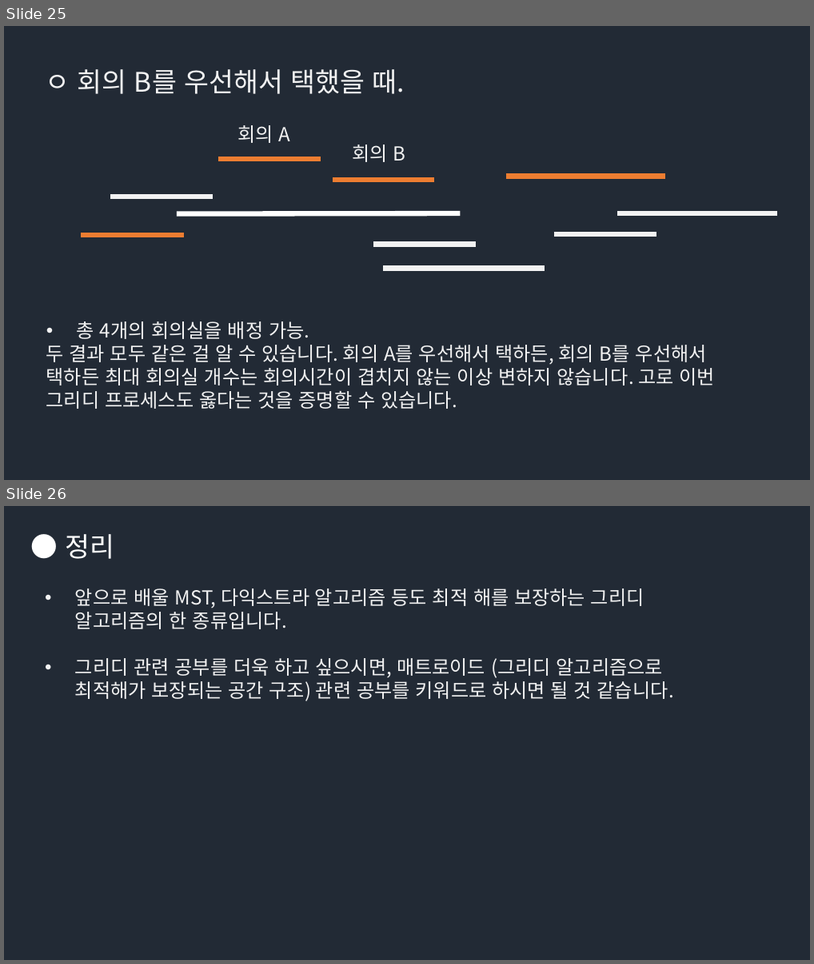
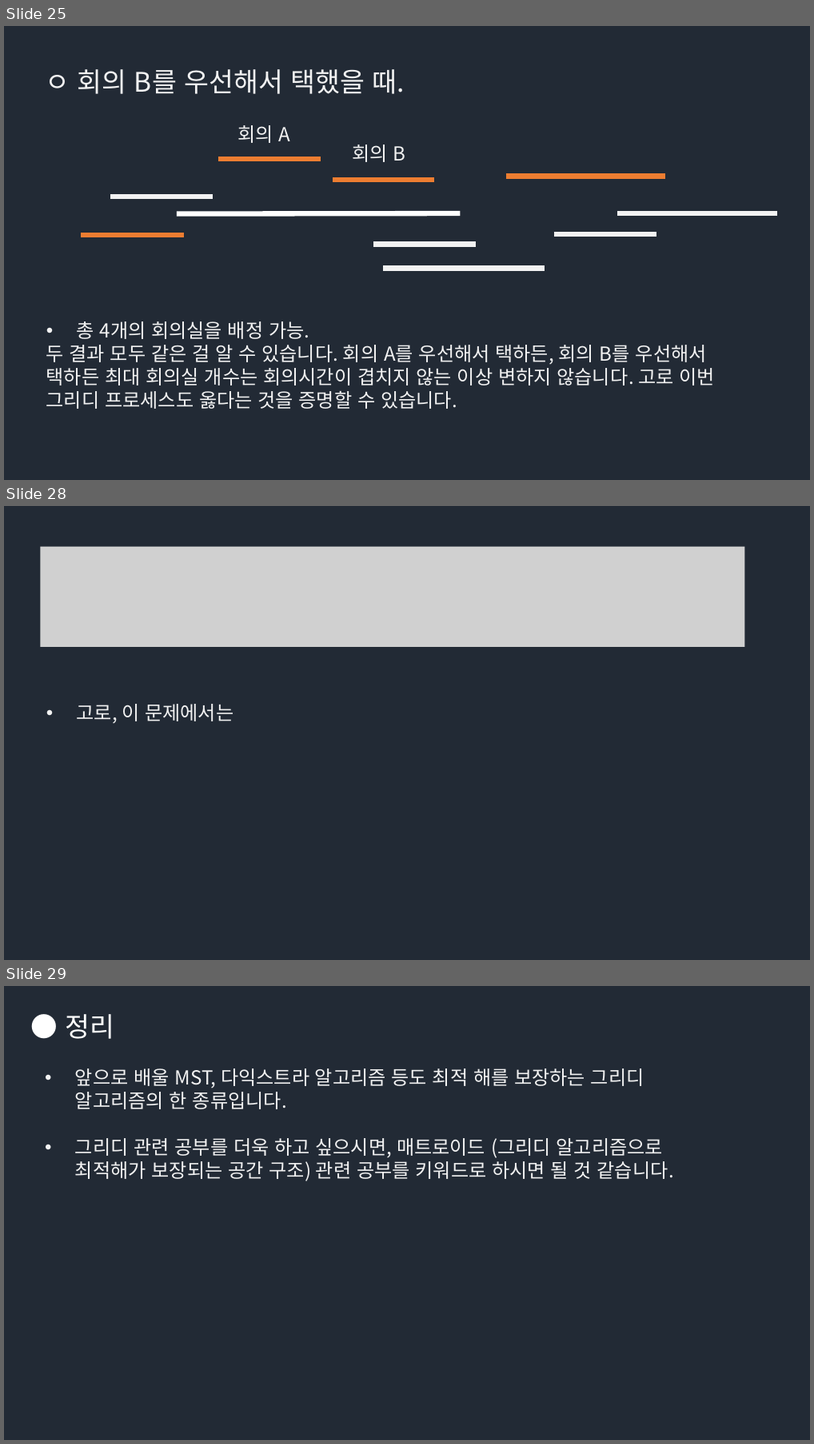
Before and after one commit to Groot-Space/Groot-space.github.io, a slide deck: assets/images/그리디/그리디.pptx. Shown one above the other, each under a label of ours: slides 25 and 26 before the commit, slides 25, 28 and 29 after it; the slides between them are not shown. The pictures are 814x964 and 814x1444 pixels, drawn with LibreOffice and Linux fonts; fonts in the diff are those of the drawing; grey boxes stand for pictures. Boxes give left, top, right and bottom in pixels: in the first picture for what was removed or moved away, otherwise in the second. Text is boxed around its words. In the diff, an @@ line names an element or a change of style, - is before the commit and + after.

```diff
--- a/assets/images/그리디/그리디.pptx
+++ b/assets/images/그리디/그리디.pptx
@@ slide 28 added at (4,506,810,960), background #222A35 @@
@@ picture added at (40,547,745,647) @@
@@ text added at (77,704,234,723), 23 pt, text #F2F2F2 @@
+• 고로, 이 문제에서는
@@ what was slide 26 is now slide 29 @@
```
Also in this commit, not shown: 2 other slides added, 1 other file.
